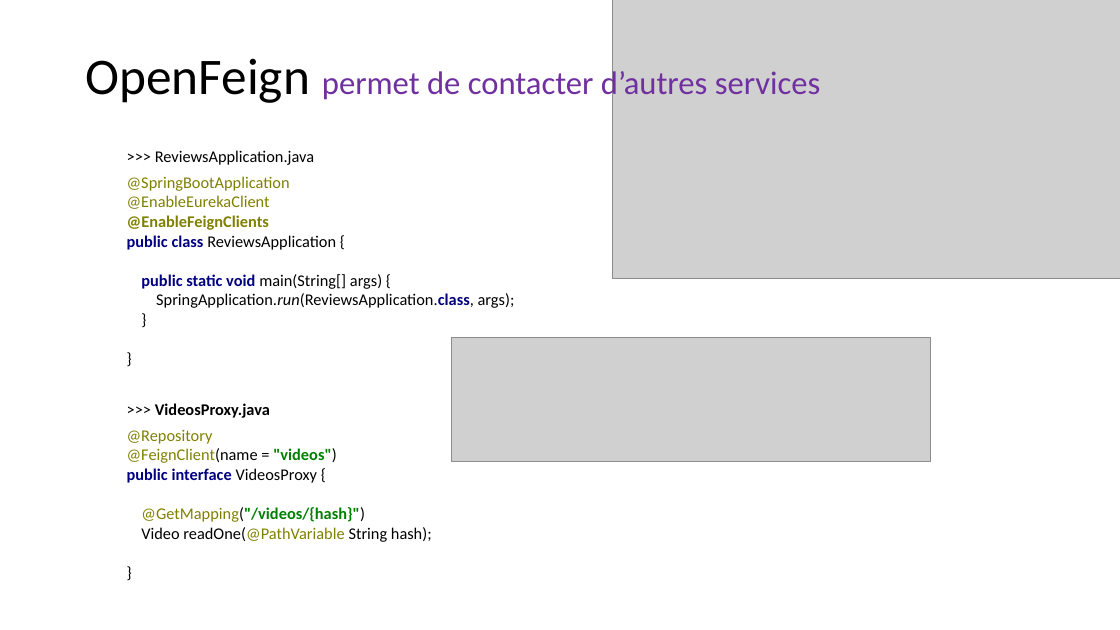
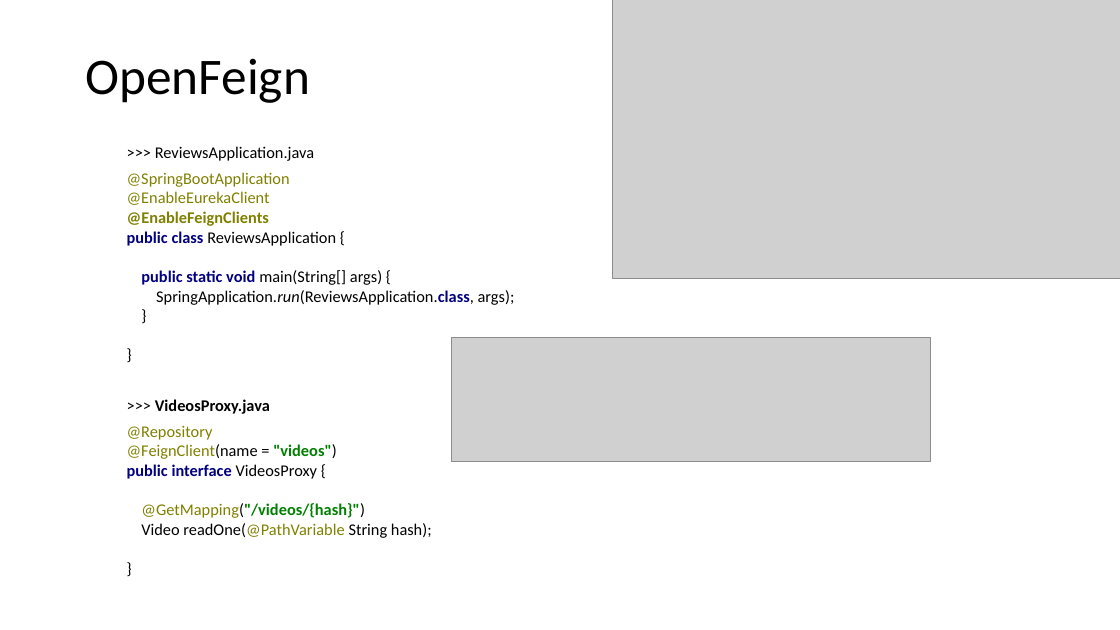
Before and after one commit to Dorcas2217/Spring, a slide deck: slide 17 of Présentation3.pptx. Drawn at 1120x630 pixels with LibreOffice and Linux fonts; fonts in the diff are those of the drawing; grey boxes stand for pictures. Boxes give left, top, right and bottom in pixels: in the first picture for what was removed or moved away, otherwise in the second. Text is boxed around its words. In the diff, an @@ line names an element or a change of style, - is before the commit and + after.

```diff
--- a/Présentation3.pptx
+++ b/Présentation3.pptx
@@ title at (85,58,310,103): text changed; size 28 to 44 pt; text colour #7030A0 to #000000 @@
-OpenFeign permet de contacter d’autres services
+OpenFeign
@@ text ">>> ReviewsApplication.java": place and size @@
-text ">>> ReviewsApplication.java" at (127,150,515,542)
+text ">>> ReviewsApplication.java" at (127,146,515,538)
```
Also in this commit, not shown: 5 other slides changed.
